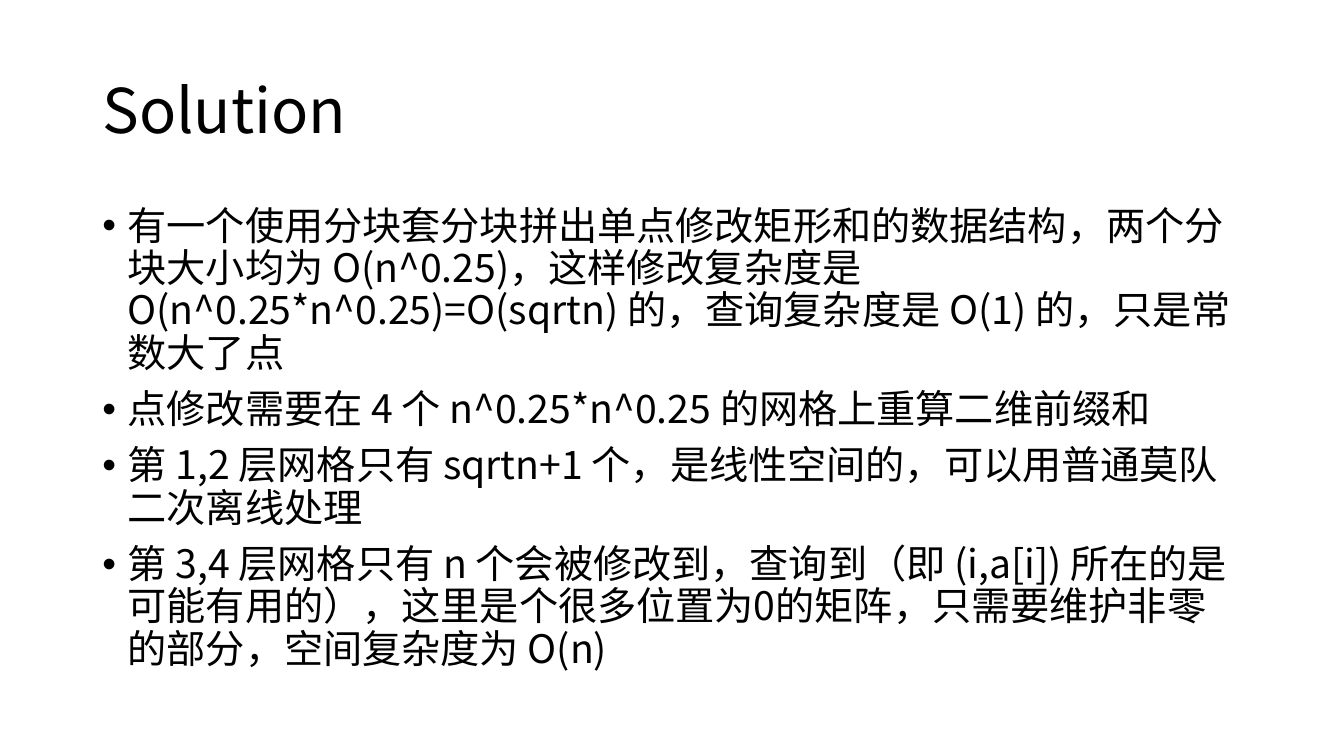
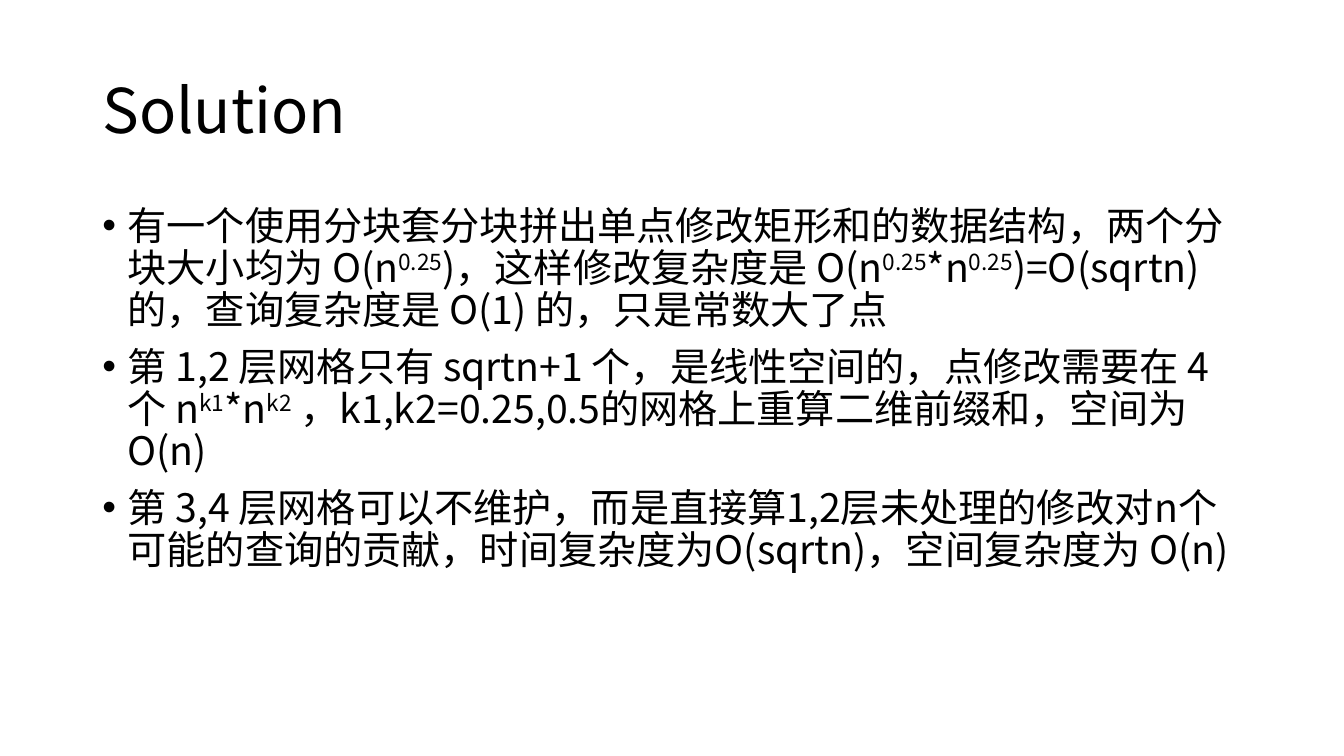
Before and after one commit to yylidiw/thupc_0, a slide deck: slide 5 of day0/A/solution/A.pptx. Drawn at 1344x756 pixels with LibreOffice and Linux fonts; fonts in the diff are those of the drawing. Boxes give left, top, right and bottom in pixels: in the first picture for what was removed or moved away, otherwise in the second. Text is boxed around its words. In the diff, an @@ line names an element or a change of style, - is before the commit and + after.

```diff
--- a/day0/A/solution/A.pptx
+++ b/day0/A/solution/A.pptx
@@ text at (128, 207, 1229, 573): text changed @@
-• 有一个使用分块套分块拼出单点修改矩形和的数据结构，两个分块大小均为 O(n^0.25)，这样修改复杂度是 O(n^0.25*n^0.25)=O(sqrtn) 的，查询复杂度是 O(1) 的，只是常数大了点
-• 点修改需要在 4 个 n^0.25*n^0.25 的网格上重算二维前缀和
-• 第 1,2 层网格只有 sqrtn+1 个，是线性空间的，可以用普通莫队二次离线处理
-• 第 3,4 层网格只有 n 个会被修改到，查询到（即 (i,a[i]) 所在的是可能有用的），这里是个很多位置为0的矩阵，只需要维护非零的部分，空间复杂度为 O(n)
+• 有一个使用分块套分块拼出单点修改矩形和的数据结构，两个分块大小均为 O(n0.25)，这样修改复杂度是 O(n0.25*n0.25)=O(sqrtn) 的，查询复杂度是 O(1) 的，只是常数大了点
+• 第 1,2 层网格只有 sqrtn+1 个，是线性空间的，点修改需要在 4 个 nk1*nk2 ，k1,k2=0.25,0.5的网格上重算二维前缀和，空间为O(n)
+• 第 3,4 层网格可以不维护，而是直接算1,2层未处理的修改对n个可能的查询的贡献，时间复杂度为O(sqrtn)，空间复杂度为 O(n)
```
Also in this commit, not shown: 3 other slides changed.
